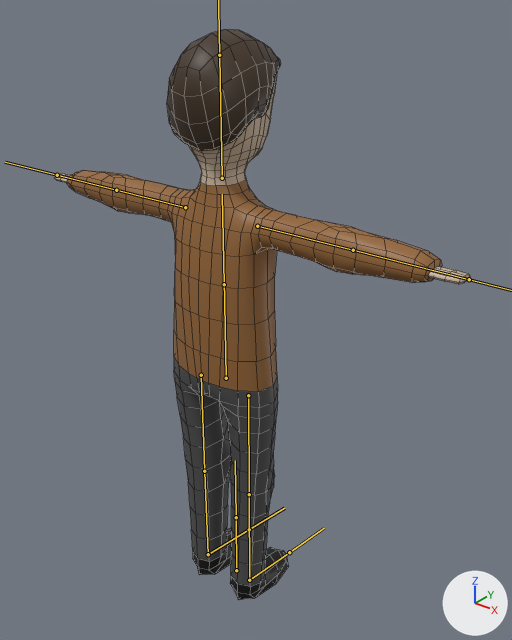
The FBX model Assets/ed/models/guy.fbx: old version first, new version second.
The view is the same before and after, from a camera (50 mm lens) standing at (1.6, -1.85, 2.47) and looking at (0.06, 0.07, 1.27). The axes (+X, +Y, +Z) are drawn at lower right. The lights are the same throughout. The bones that bend it are drawn over the model as lines. Mesh edges are drawn as thin lines.

Objects in the first picture: 'guy'.
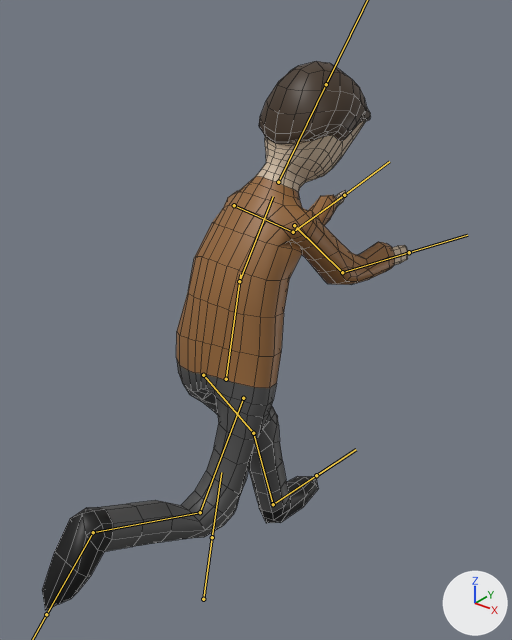
The newer file adds an action. The first version stands in its rest pose; the second is drawn at frame 13 of the action 'Armature|push'.

Changed parts and their boxes (x1, y1, x2, y2) in the pictures (512 x 640 px):
'guy', posed (12% narrower): before (55, 29, 470, 600); after (42, 61, 408, 610)
bone 'back1', root to tip: before (226, 378) to (224, 277); after (226, 379) to (240, 274)
bone 'back2', root to tip: before (224, 284) to (222, 194); after (239, 281) to (273, 196)
bone 'head', root to tip: before (222, 178) to (219, 55); after (278, 182) to (326, 84)
bone 'arm.L', root to tip: before (185, 207) to (116, 190); after (234, 205) to (293, 232)
bone 'arm2.L', root to tip: before (116, 190) to (57, 175); after (293, 232) to (344, 195)
bone 'arm.R', root to tip: before (257, 226) to (353, 250); after (294, 225) to (342, 272)
bone 'arm2.R', root to tip: before (353, 250) to (469, 279); after (342, 272) to (409, 252)
bone 'leg.L', root to tip: before (201, 375) to (204, 471); after (203, 375) to (253, 433)
bone 'leg2.L', root to tip: before (204, 471) to (208, 554); after (253, 433) to (273, 504)
bone 'leg.R', root to tip: before (248, 395) to (249, 494); after (243, 398) to (200, 512)
bone 'leg2.R', root to tip: before (249, 494) to (249, 580); after (200, 512) to (93, 532)
bone 'foot.R', root to tip: before (249, 580) to (289, 552); after (93, 532) to (46, 614)

What the commit changed:
Bone 'back1' (bone_back1) moves from (0.0, 0.0, 0.0) to (0.0, -0.006, 0.0).
Bone 'back1' (bone_back1) turns from (0, 0, 0) to (0, -10, -12) degrees about its own x, y and z.
Bone 'back2' (bone_back2) turns from (0, 0, 0) to (1, 0, -18) degrees about its own x, y and z.
Bone 'head' (bone_head) turns from (0, 0, 0) to (3, 0, -4) degrees about its own x, y and z.
Bone 'arm.L' (bone_arm_l) turns from (0, 0, 0) to (1, -59, -90) degrees about its own x, y and z.
Bone 'arm2.L' (bone_arm2_l) turns from (0, 0, 0) to (26, -5, -38) degrees about its own x, y and z.
Bone 'arm.R' (bone_arm_r) turns from (0, 0, 0) to (-29, 63, 64) degrees about its own x, y and z.
Bone 'arm2.R' (bone_arm2_r) turns from (0, 0, 0) to (22, -3, 37) degrees about its own x, y and z.
Bone 'leg.L' (bone_leg_l) turns from (0, 0, 0) to (-45, 0, 0) degrees about its own x, y and z.
Bone 'leg2.L' (bone_leg2_l) turns from (0, 0, 0) to (19, 0, 0) degrees about its own x, y and z.
Bone 'leg.R' (bone_leg_r) turns from (0, 0, 0) to (17, 0, 0) degrees about its own x, y and z.
Bone 'leg2.R' (bone_leg2_r) turns from (0, 0, 0) to (81, 0, 0) degrees about its own x, y and z.
Bone 'foot.R' (bone_foot_r) turns from (0, 0, 0) to (9, 0, 0) degrees about its own x, y and z.
